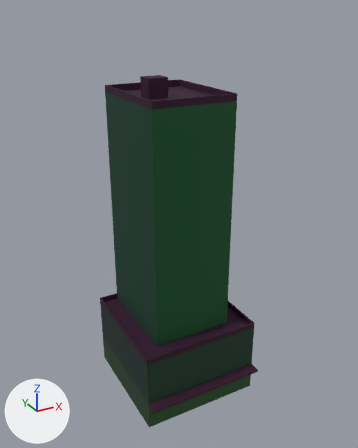
One commit to the glTF model public/assets/buildings/midrise_b.glb: the scene before it, then after it.
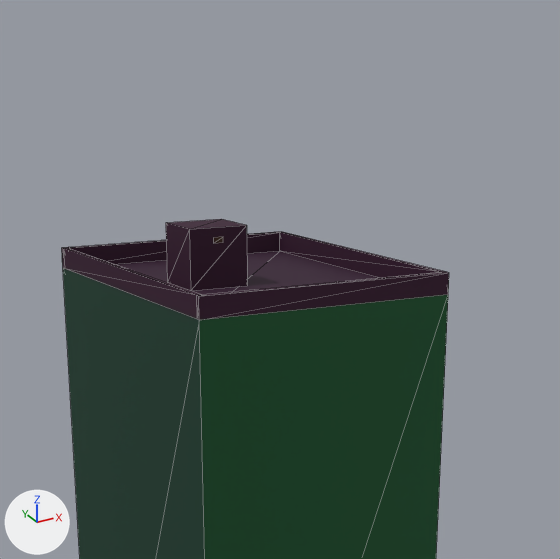
Each version is shown whole from a 50 mm lens placed at (-33.5, -62.6, 59.8), pointed at (0.4, -1.1, 29.0), then close up on the part from 23% to 77% of the width and 0% to 43% of the height. Every picture has the same lights, and +X, +Y and +Z are marked at lower left. The older version's two pictures come first. The close-ups show mesh edges as thin lines. Vertices at exactly the same position are counted once.

Objects in the first close-up: 'midrise_b'.
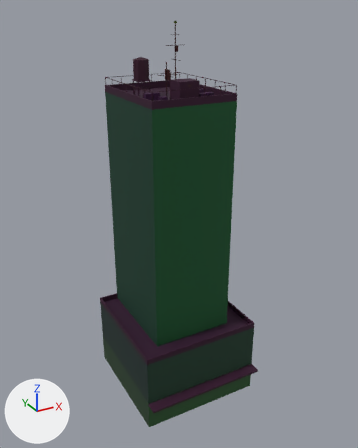
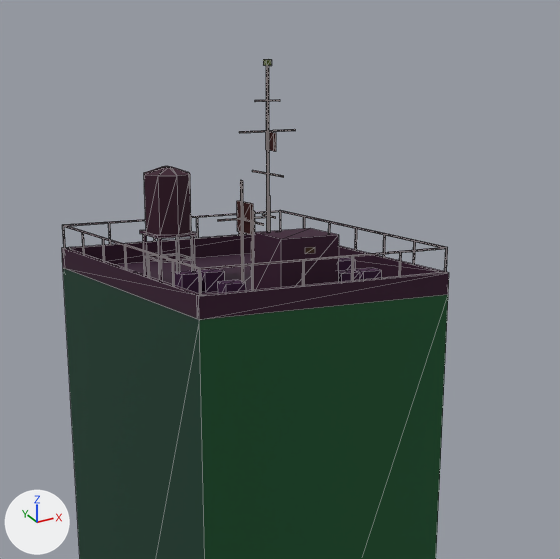
Edits to the bpy script that builds the scene:
```text
Change me_midrise_b:
    used by ob_midrise_b; location = (0.0, -0.9, 25.4); scale = (25.4, 25.4, 25.4)
    remove me_midrise_b.from_pydata(...)  # 80 vertices, 130 faces; spans x -0.38..0.38, y -0.41..0.41, z -1.0..1.0
    add me_midrise_b.from_pydata(...)  # 552 vertices, 722 faces; spans x -0.33..0.33, y -0.36..0.36, z -1.0..1.0
    me_midrise_b part 1: the loose piece of 28 vertices spanning x -0.25..0.25, y -0.22..0.41, z -0.53..0.93 is scaled about its middle by 0.875, then moved by (0.0, -0.01, -0.15)
    me_midrise_b part 2: the loose piece of 8 vertices spanning x -0.14..-0.02, y 0.05..0.15, z 0.89..1.0 is moved by (0.08, -0.18, -0.24)
    me_midrise_b part 3: the loose piece of 4 vertices spanning x -0.09..-0.07, y 0.05, z 0.97..0.98 is moved by (0.08, -0.18, -0.25)
    me_midrise_b part 4: a new loose piece, a box spanning x -0.1438..-0.0836, y 0.1116..0.1143, z 0.6908..0.6936, in mat_m_facade
    me_midrise_b part 5: a new loose piece, a box spanning x -0.1498..-0.0776, y 0.1069..0.1791, z 0.7298..0.7351, in mat_m_facade
    me_midrise_b part 6: the loose piece of 8 vertices spanning x -0.14..-0.02, y 0.05..0.15, z 0.89..1.0 is copied, and the copy is scaled about its middle by (0.291, 0.27, 0.281), then moved by (0.18, -0.18, -0.27); it spans x 0.08..0.11, y -0.1..-0.07, z 0.65..0.69
    me_midrise_b part 7: the loose piece of 8 vertices spanning x -0.14..-0.02, y 0.05..0.15, z 0.89..1.0 is copied, and the copy is scaled about its middle by (0.291, 0.27, 0.281), then moved by (0.22, -0.18, -0.27); it spans x 0.12..0.15, y -0.1..-0.07, z 0.65..0.69
    me_midrise_b part 8: the loose piece of 8 vertices spanning x -0.14..-0.02, y 0.05..0.15, z 0.89..1.0 is copied, and the copy is scaled about its middle by (0.291, 0.27, 0.281), then moved by (-0.03, -0.18, -0.27); it spans x -0.13..-0.1, y -0.1..-0.07, z 0.65..0.69
    me_midrise_b part 9: the loose piece of 8 vertices spanning x -0.14..-0.02, y 0.05..0.15, z 0.89..1.0 is copied, and the copy is scaled about its middle by (0.292, 0.27, 0.281), then moved by (0.24, -0.07, -0.27); it spans x 0.14..0.17, y 0.02..0.04, z 0.65..0.69
    me_midrise_b part 10: the loose piece of 8 vertices spanning x -0.14..-0.02, y 0.05..0.15, z 0.89..1.0 is copied, and the copy is scaled about its middle by (0.0289, 0.0334, 3.06), then moved by (0.1, -0.07, -0.12); it spans x 0.01, y 0.03, z 0.65..0.99
    me_midrise_b part 11: a new loose piece, a box spanning x -0.0374..0.0634, y 0.0302..0.0322, z 0.8934..0.8955, in mat_m_facade
    me_midrise_b part 12: a new loose piece, a box spanning x 0.012..0.014, y -0.0205..0.0828, z 0.8289..0.8309, in mat_m_facade
    me_midrise_b part 13: a new loose piece, a box spanning x 0.0165..0.0216, y 0.0176..0.0447, z 0.8652..0.8925, in mat_m_facade
    me_midrise_b part 14: the loose piece of 8 vertices spanning x -0.14..-0.02, y 0.05..0.15, z 0.89..1.0 is copied, and the copy is scaled about its middle by (0.0816, 0.0943, 0.0786), then moved by (0.1, -0.07, 0.05); it spans x 0.01..0.02, y 0.03..0.04, z 0.99..1.0
    me_midrise_b part 15: the loose piece of 8 vertices spanning x -0.14..-0.02, y 0.05..0.15, z 0.89..1.0 is copied, and the copy is scaled about its middle by (0.0289, 0.0334, 1.5), then moved by (0.06, -0.05, -0.21); it spans x -0.02, y 0.05..0.06, z 0.65..0.82
    me_midrise_b part 16: a new loose piece, a box spanning x -0.0662..0.02, y 0.0524..0.0544, z 0.7587..0.7607, in mat_m_facade
    me_midrise_b part 17: a new loose piece, a box spanning x -0.0197..-0.0145, y 0.0293..0.0775, z 0.7369..0.785, in mat_m_facade
    me_midrise_b part 18: the loose piece of 8 vertices spanning x -0.14..-0.02, y 0.05..0.15, z 0.89..1.0 is copied, and the copy is scaled about its middle by (0.03, 0.0334, 1.1), then moved by (0.06, -0.08, -0.23); it spans x -0.02, y 0.02, z 0.65..0.78
    me_midrise_b part 19: 272 vertices added at x -0.22..0.22, y -0.19..0.36, z 0.65..0.84
    other edits to the shape of me_midrise_b do not show in these pictures
Change ob_midrise_b:
    ob_midrise_b.location: (0.0, -0.9, 25.4) -> (0.0, -0.9, 29.01)
    ob_midrise_b.scale: (25.4, 25.4, 25.4) -> (29.0, 29.0, 29.0)
```

Location of each change, (x1, y1, x2, y2) in pixels of the close-ups (560 x 559 px; the box of a moved part takes in the faces that stretch with it):
'midrise_b', reshaped, moved, rescaled: before (62, 219, 449, 559); after (62, 59, 449, 559)
part 1 of me_midrise_b, moved or reshaped: before (62, 232, 449, 559); after (62, 234, 449, 559)
part 2 of me_midrise_b, moved or reshaped: before (166, 219, 247, 291); after (253, 228, 339, 290)
part 3 of me_midrise_b, moved or reshaped: before (214, 237, 223, 243); after (305, 247, 315, 254)
part 4 of me_midrise_b, added: after (162, 258, 192, 263)
part 5 of me_midrise_b, added: after (140, 230, 198, 239)
part 6 of me_midrise_b, added: after (338, 270, 360, 282)
part 7 of me_midrise_b, added: after (354, 268, 381, 280)
part 8 of me_midrise_b, added: after (218, 280, 246, 293)
part 9 of me_midrise_b, added (mostly hidden): after (338, 258, 355, 271)
part 10 of me_midrise_b, added: after (266, 65, 269, 231)
part 11 of me_midrise_b, added: after (239, 129, 296, 133)
part 12 of me_midrise_b, added: after (252, 170, 284, 177)
part 13 of me_midrise_b, added: after (269, 132, 276, 151)
part 14 of me_midrise_b, added: after (263, 59, 272, 66)
part 15 of me_midrise_b, added: after (240, 180, 244, 282)
part 16 of me_midrise_b, added: after (218, 216, 265, 221)
part 17 of me_midrise_b, added: after (237, 201, 253, 235)
part 18 of me_midrise_b, added: after (252, 211, 255, 263)
part 19 of me_midrise_b, added: after (62, 166, 448, 296)
